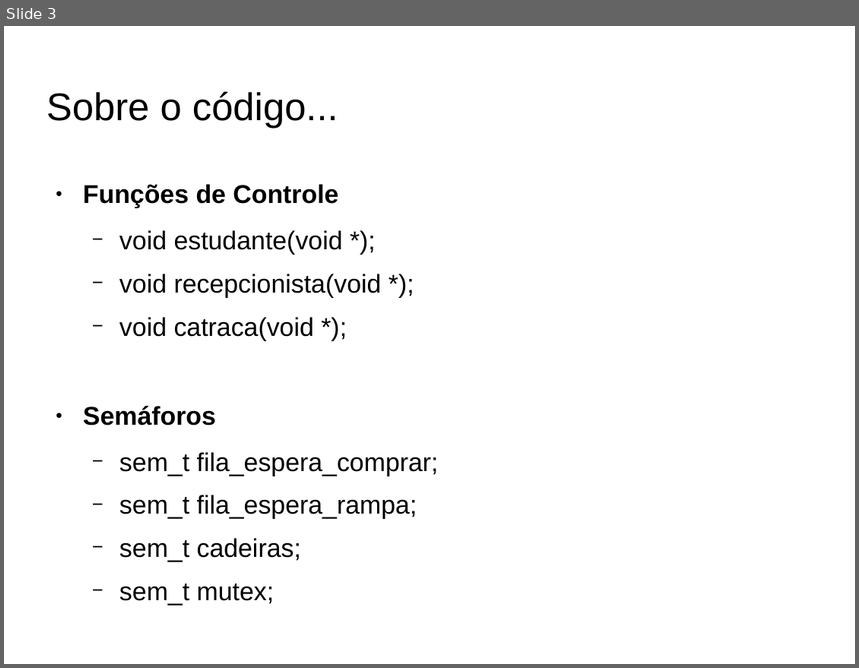
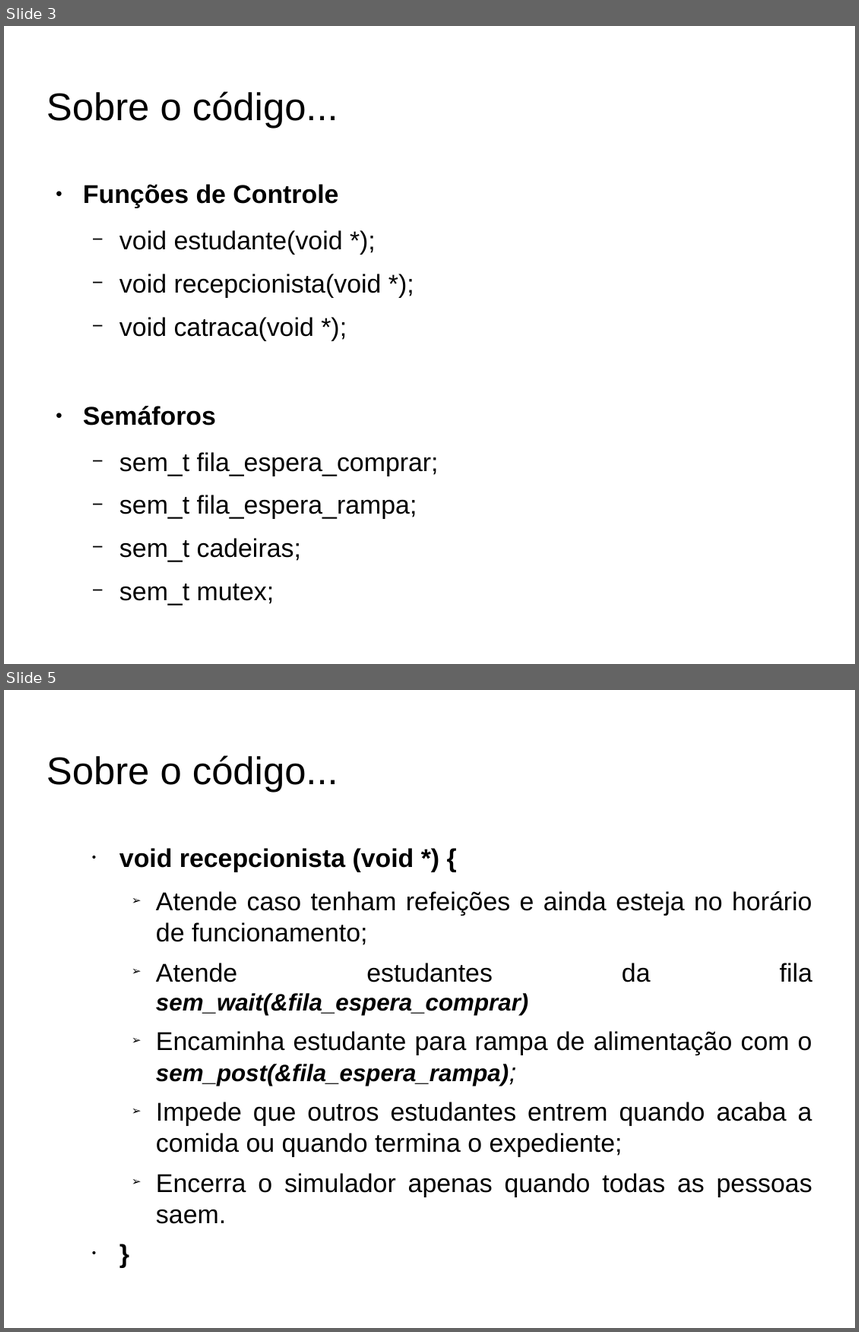
Before and after one commit to FeliipeAC/MATA58_SO, a slide deck: T-I_Genicleito/Apresentação_Genicleito.odp. Shown one above the other, each under a label of ours: slide 3 before the commit, slides 3 and 5 after it; the slides between them are not shown. The pictures are 859x668 and 859x1332 pixels, drawn with LibreOffice and Linux fonts; fonts in the diff are those of the drawing; background and template pictures are left out. Boxes give left, top, right and bottom in pixels: in the first picture for what was removed or moved away, otherwise in the second. Text is boxed around its words. In the diff, an @@ line names an element or a change of style, - is before the commit and + after.

```diff
--- a/T-I_Genicleito/Apresentação_Genicleito.odp
+++ b/T-I_Genicleito/Apresentação_Genicleito.odp
@@ slide 5 added at bbox=[4, 690, 855, 1328], background picture (left out) @@
@@ title added at bbox=[47, 755, 338, 792], 36 pt, text #000000 @@
+Sobre o código...
@@ text added at bbox=[120, 848, 813, 1224], 24.1 pt, text #000000 @@
+  • void recepcionista (void *) {
+    ➢ Atende caso tenham refeições e ainda esteja no horário de funcionamento;
+    ➢ Atende estudantes da fila sem_wait(&fila_espera_comprar)
+    ➢ Encaminha estudante para rampa de alimentação com o sem_post(&fila_espera_rampa);
+    ➢ Impede que outros estudantes entrem quando acaba a comida ou quando termina o expediente;
+    ➢ Encerra o simulador apenas quando todas as pessoas saem.
+  • }
```
Also in this commit, not shown: 1 slide changed, 4 other slides added, 1 slide removed.
